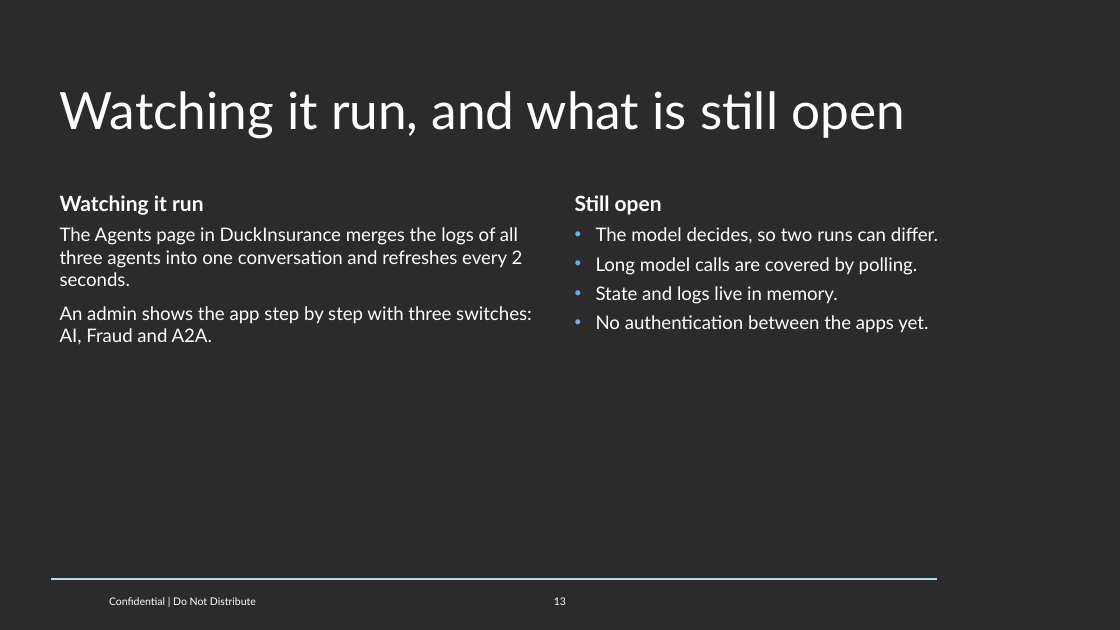
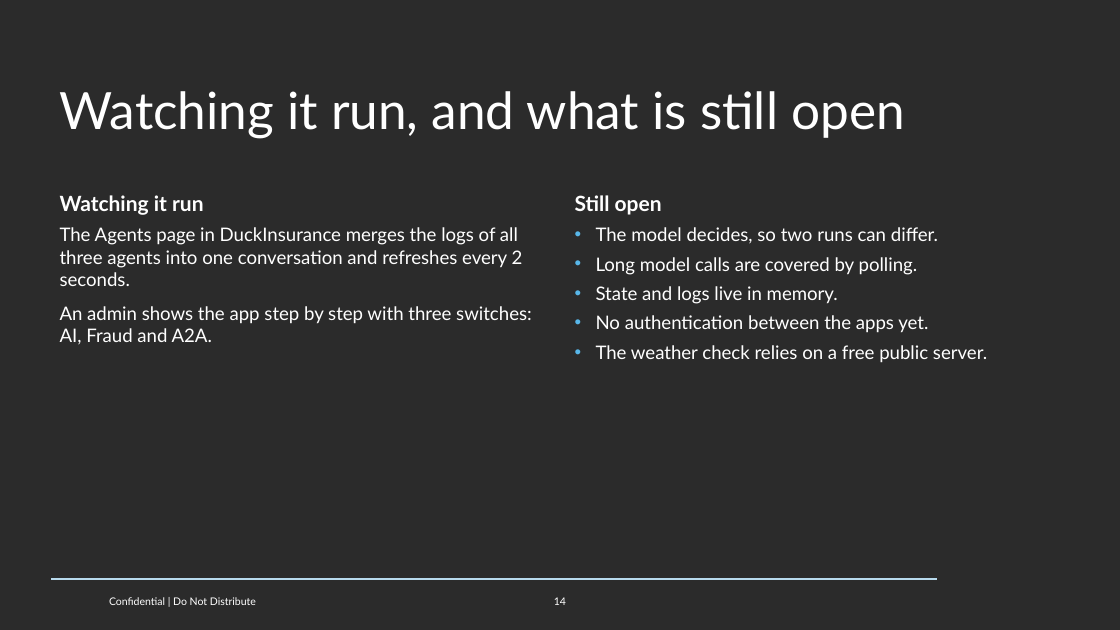
Before and after one commit to HanSolo/duckinsurance, a slide deck: slide 14 of Duck_agents_Azul.pptx (slide 13 before the commit). Drawn at 1120x630 pixels with LibreOffice and Linux fonts; fonts in the diff are those of the drawing; background and template pictures are left out; a plain dark background stands for a picture behind light text. Boxes give left, top, right and bottom in pixels: in the first picture for what was removed or moved away, otherwise in the second. Text is boxed around its words. In the diff, an @@ line names an element or a change of style, - is before the commit and + after.

Commit message:
Added a weather check to the fraud agent
So the Fraud agent now also checks against weather conditions with a public mcp server that has historic data. So the Insurance app also acts as mcp client. Therefor new data has been seeded to have a test case

```diff
--- a/Duck_agents_Azul.pptx
+++ b/Duck_agents_Azul.pptx
@@ text at (596,345,987,363): paragraph added @@
+• The weather check relies on a free public server.
@@ page number at (554,597,566,605): text changed @@
-13
+14
```
Also in this commit, not shown: 3 other slides changed, 1 slide added, 20 other files.
